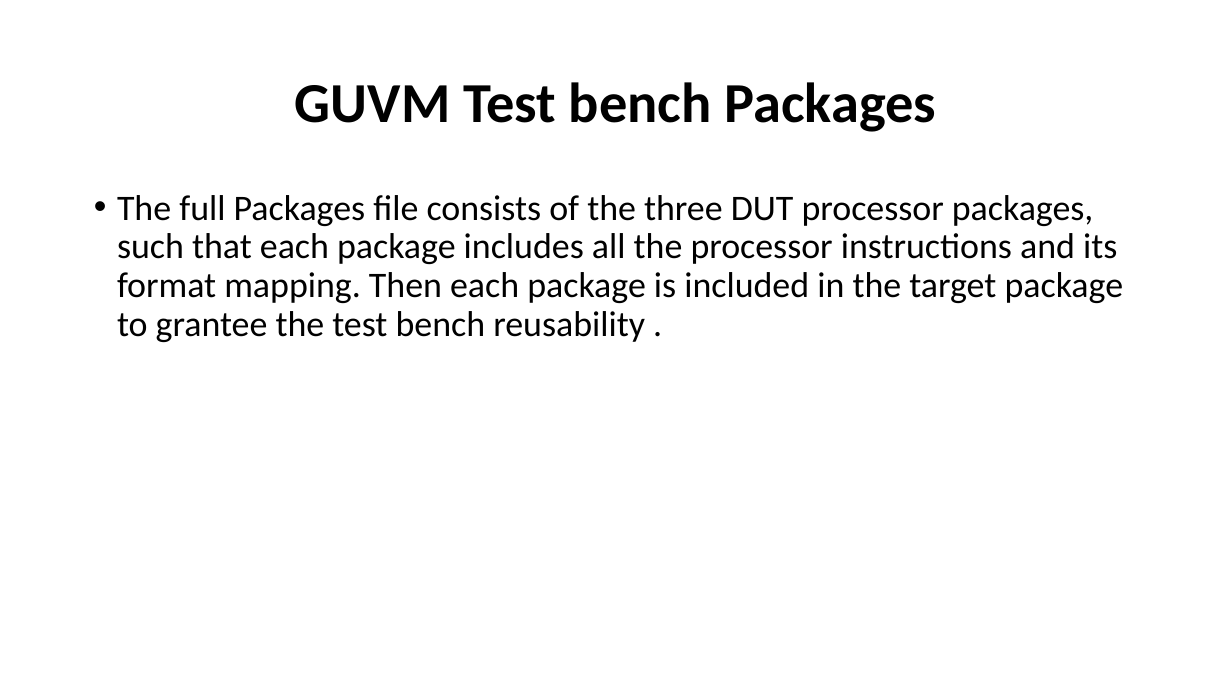
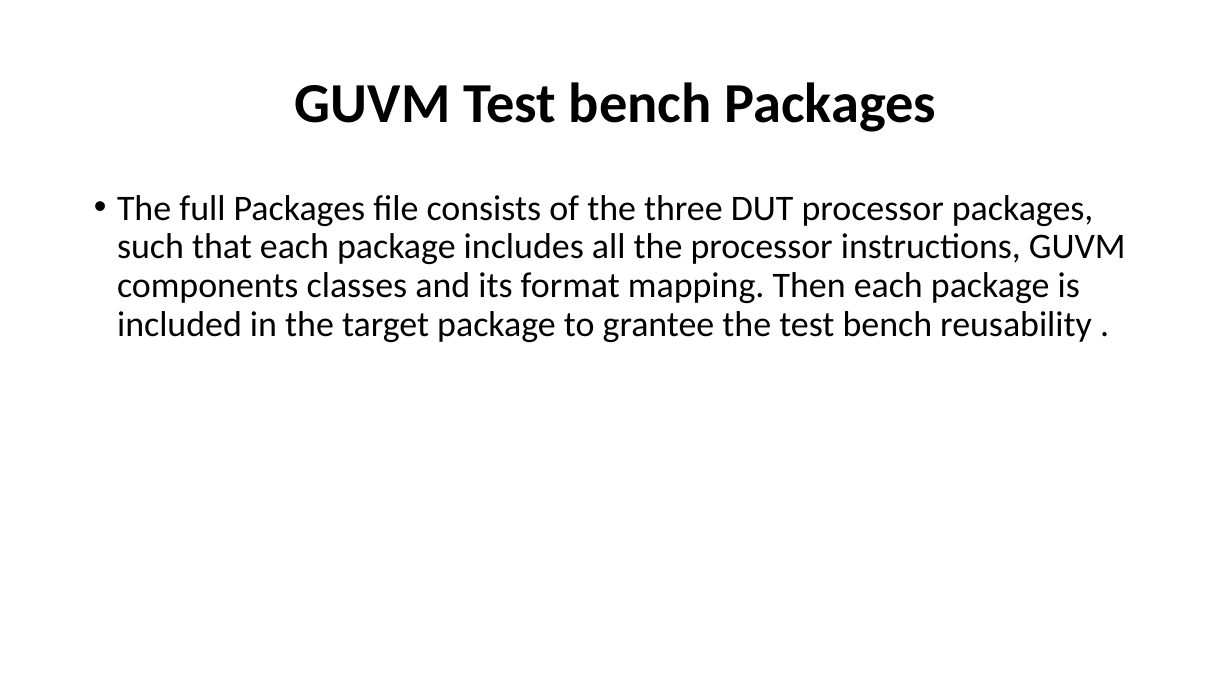
Before and after one commit to cufeolm/codeGP, a slide deck: slide 3 of Block Diagram_edited.pptx. Drawn at 1232x693 pixels with LibreOffice and Linux fonts; fonts in the diff are those of the drawing. Boxes give left, top, right and bottom in pixels: in the first picture for what was removed or moved away, otherwise in the second. Text is boxed around its words. In the diff, an @@ line names an element or a change of style, - is before the commit and + after.

Commit message:
edited

```diff
--- a/Block Diagram_edited.pptx
+++ b/Block Diagram_edited.pptx
@@ text at bbox=[117, 195, 1126, 342]: text changed @@
-• The full Packages file consists of the three DUT processor packages, such that each package includes all the processor instructions and its format mapping. Then each package is included in the target package to grantee the test bench reusability .
+• The full Packages file consists of the three DUT processor packages, such that each package includes all the processor instructions, GUVM components classes and its format mapping. Then each package is included in the target package to grantee the test bench reusability .
```
Also in this commit, not shown: 1 other slide changed, 5 slides added.
